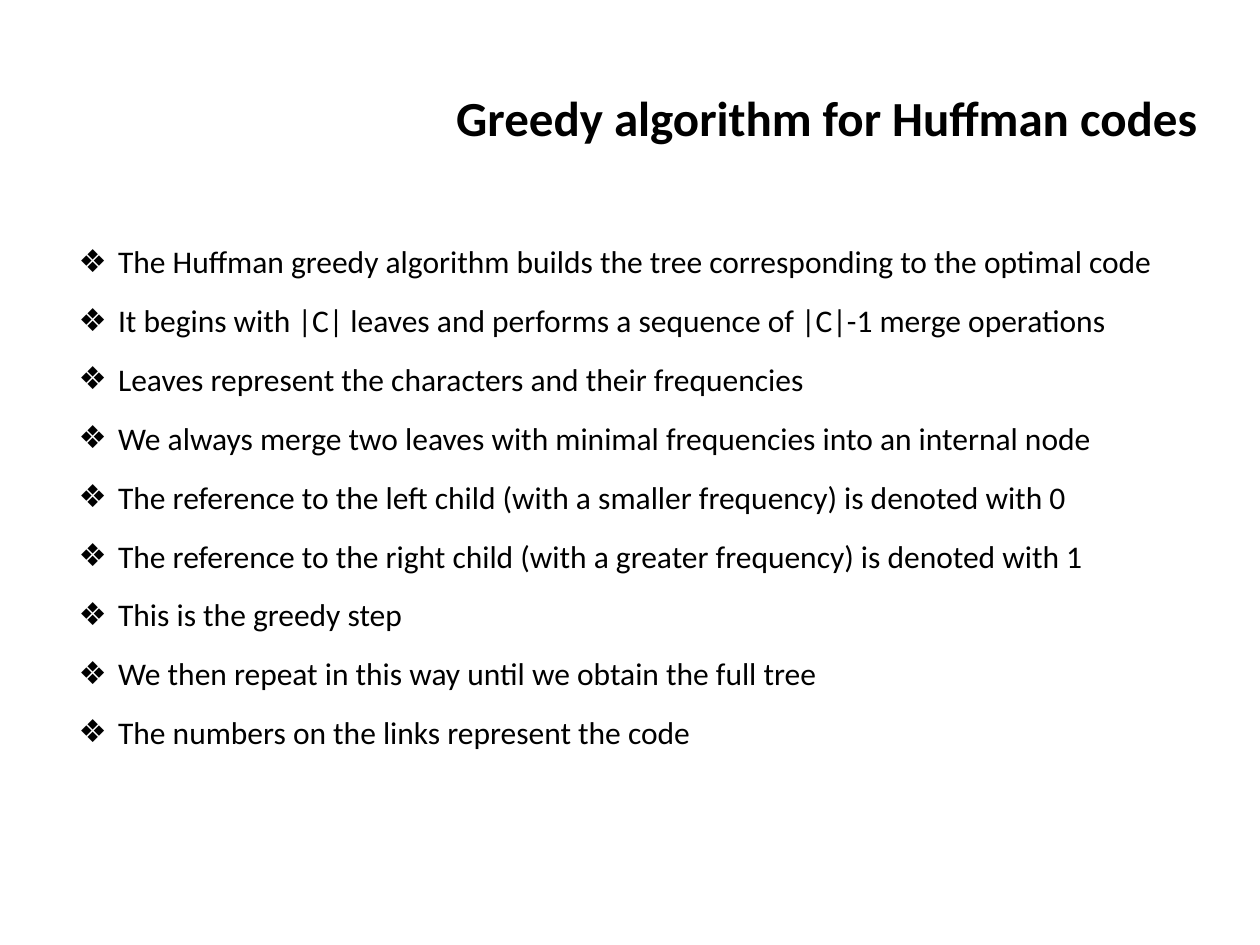
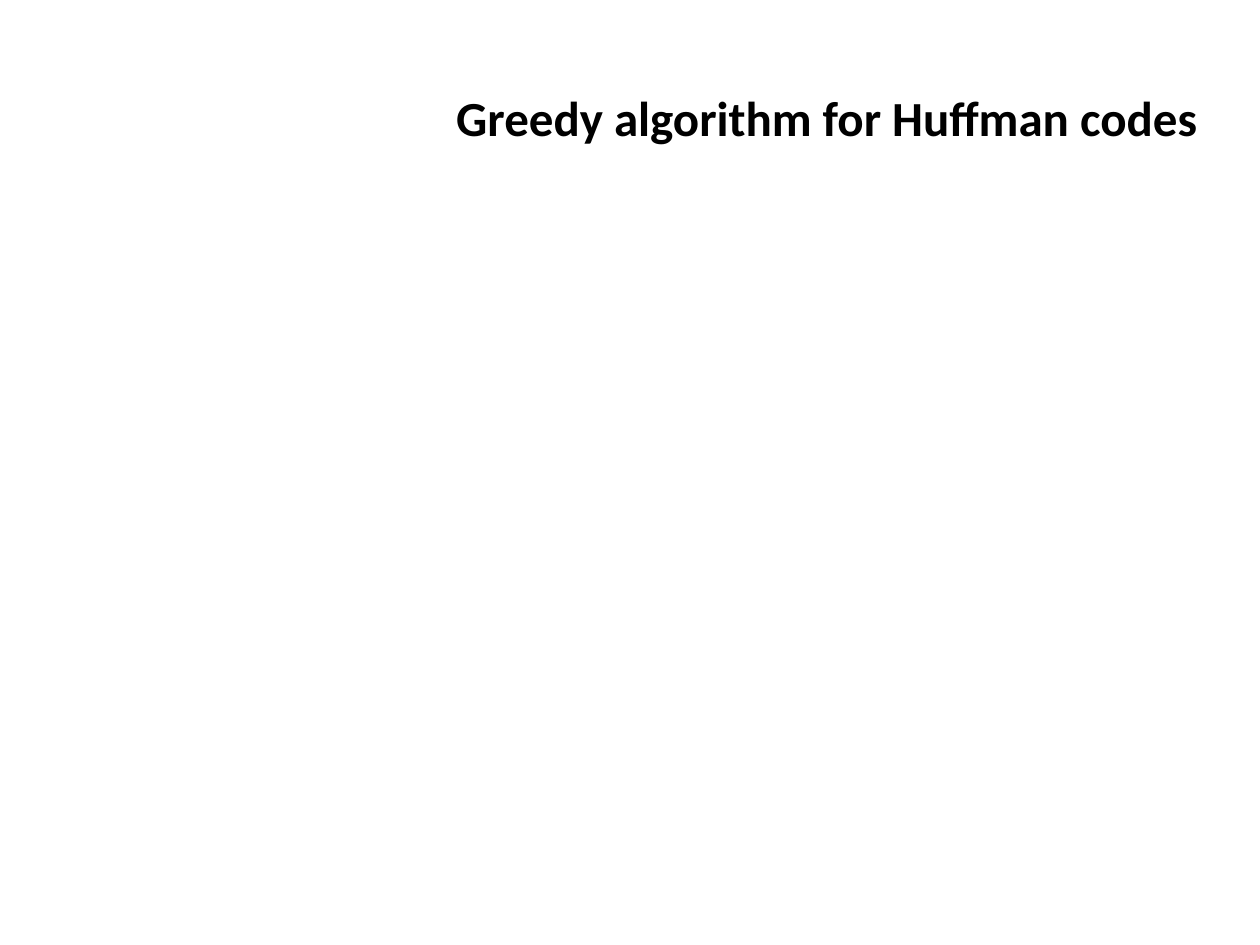
Before and after one commit to ifromm/dsa, a slide deck: slide 47 of slides/unit_7_greedy.pptx. Drawn at 1260x945 pixels with LibreOffice and Linux fonts; fonts in the diff are those of the drawing; grey boxes stand for pictures; background and template pictures are left out. Boxes give left, top, right and bottom in pixels: in the first picture for what was removed or moved away, otherwise in the second. Text is boxed around its words. In the diff, an @@ line names an element or a change of style, - is before the commit and + after.

```diff
--- a/slides/unit_7_greedy.pptx
+++ b/slides/unit_7_greedy.pptx
@@ text removed at bbox=[118, 251, 1151, 749] @@
-❖ The Huffman greedy algorithm builds the tree corresponding to the optimal code
-❖ It begins with |C| leaves and performs a sequence of |C|-1 merge operations
-❖ Leaves represent the characters and their frequencies
-❖ We always merge two leaves with minimal frequencies into an internal node
-❖ The reference to the left child (with a smaller frequency) is denoted with 0
-❖ The reference to the right child (with a greater frequency) is denoted with 1
-❖ This is the greedy step
-❖ We then repeat in this way until we obtain the full tree
-❖ The numbers on the links represent the code
```
Also in this commit, not shown: 9 other slides changed, 1 other file.
